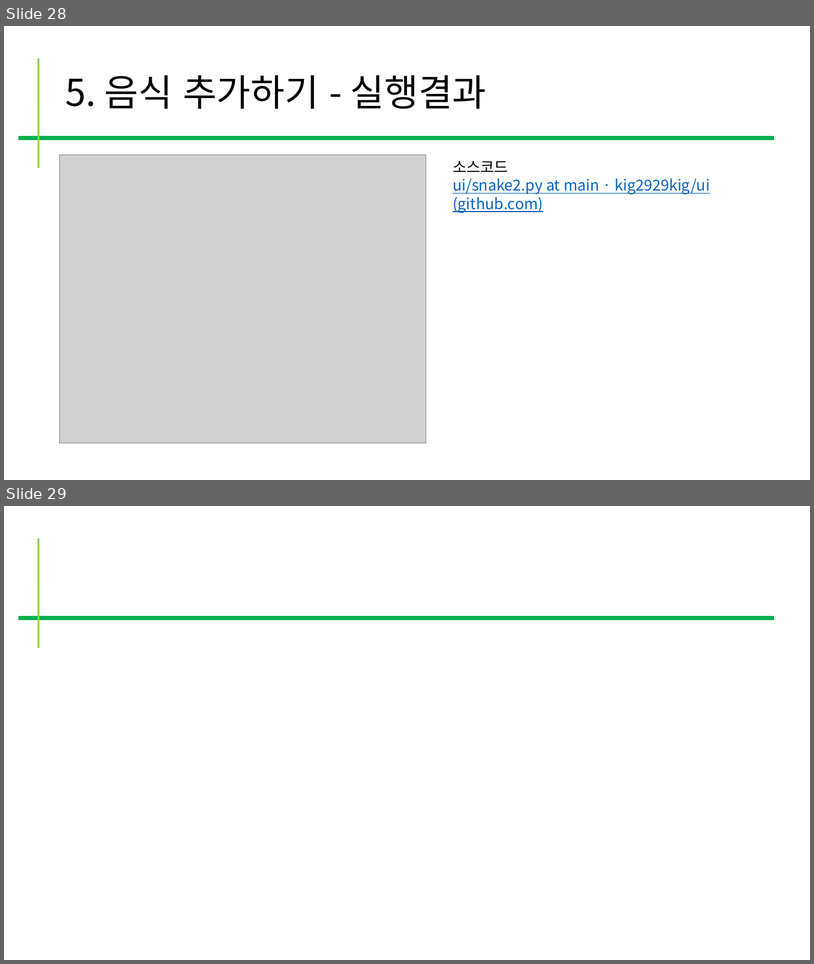
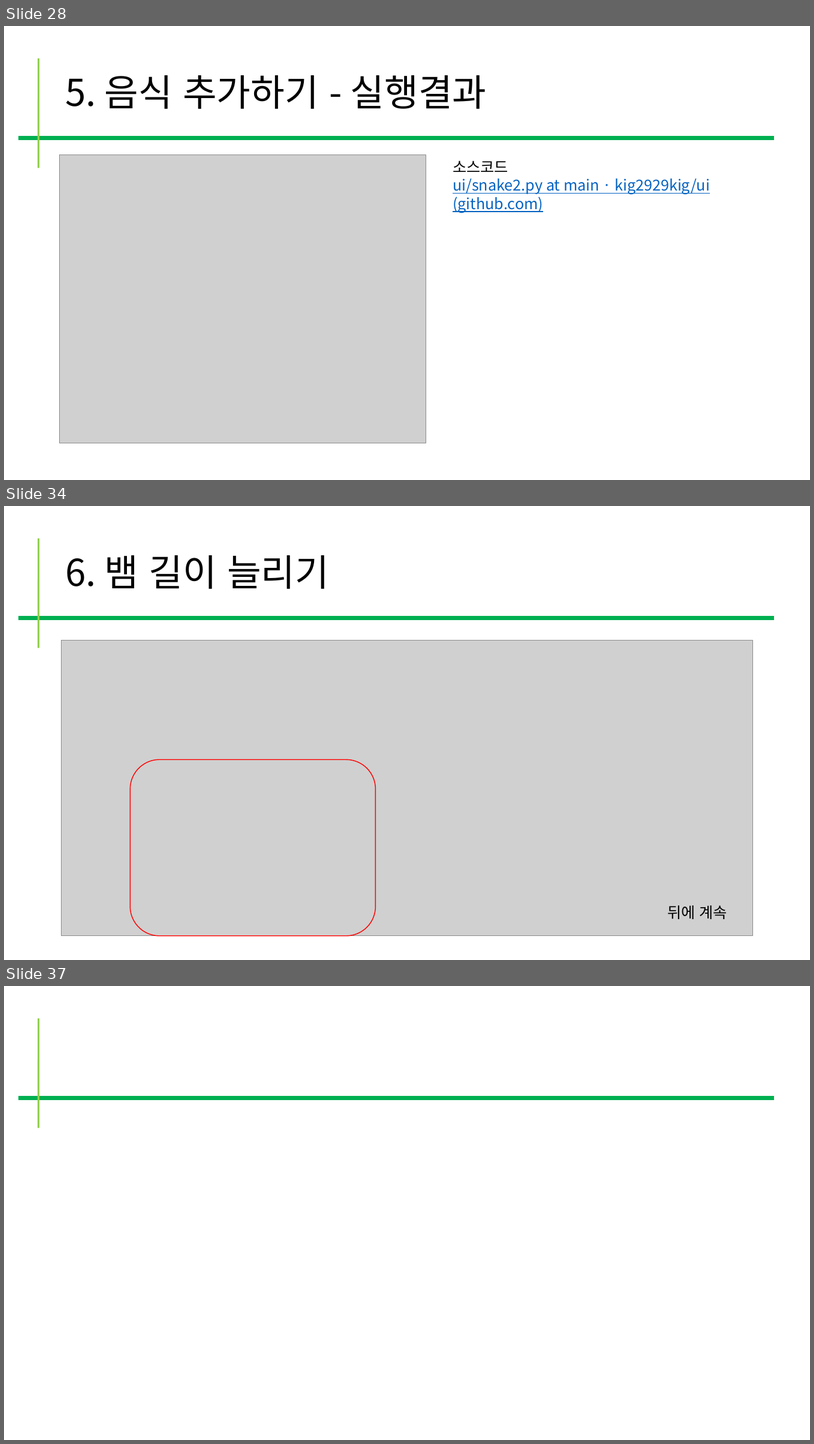
Before and after one commit to kig2929kig/ui, a slide deck: snake.pptx. Shown one above the other, each under a label of ours: slides 28 and 29 before the commit, slides 28, 34 and 37 after it; the slides between them are not shown. The pictures are 814x964 and 814x1444 pixels, drawn with LibreOffice and Linux fonts; fonts in the diff are those of the drawing; grey boxes stand for pictures. Boxes give left, top, right and bottom in pixels: in the first picture for what was removed or moved away, otherwise in the second. Text is boxed around its words. In the diff, an @@ line names an element or a change of style, - is before the commit and + after.

```diff
--- a/snake.pptx
+++ b/snake.pptx
@@ slide 34 added at <box>4,506,810,960</box>, background #FFFFFF @@
@@ line added from (38, 538) to (38, 648), #92D050 2.25 pt @@
@@ title added at <box>65,555,329,589</box>, 44 pt, text #000000 @@
+6. 뱀 길이 늘리기
@@ line added from (18, 618) to (775, 618), #00B050 4.5 pt @@
@@ picture added at <box>62,640,753,936</box> @@
@@ rounded rectangle added at <box>131,759,376,936</box>, outline #FF0000 1 pt @@
@@ text added at <box>668,905,728,919</box>, 18 pt, text #000000 @@
+뒤에 계속
@@ what was slide 29 is now slide 37 @@
```
Also in this commit, not shown: 1 slide changed, 7 other slides added.
